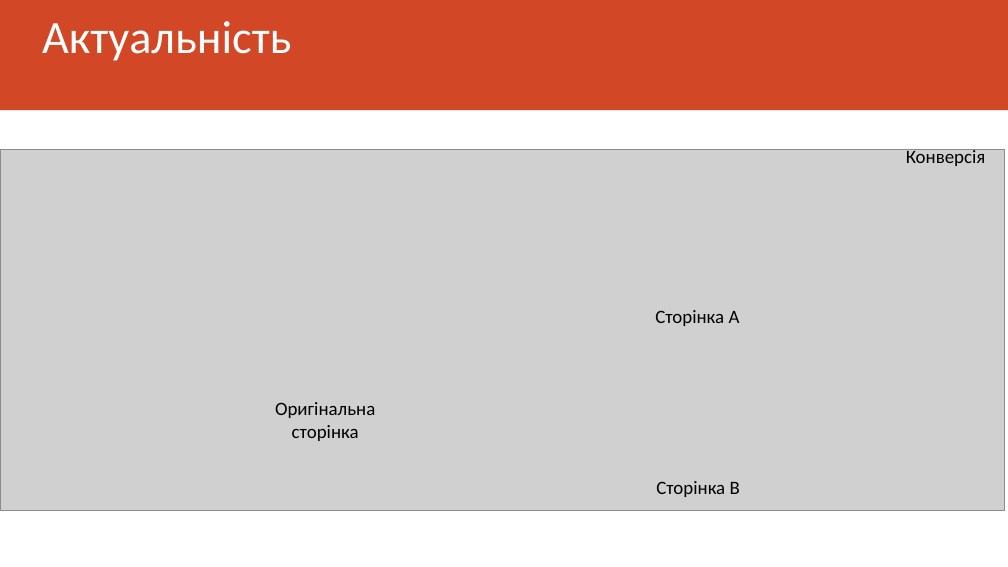
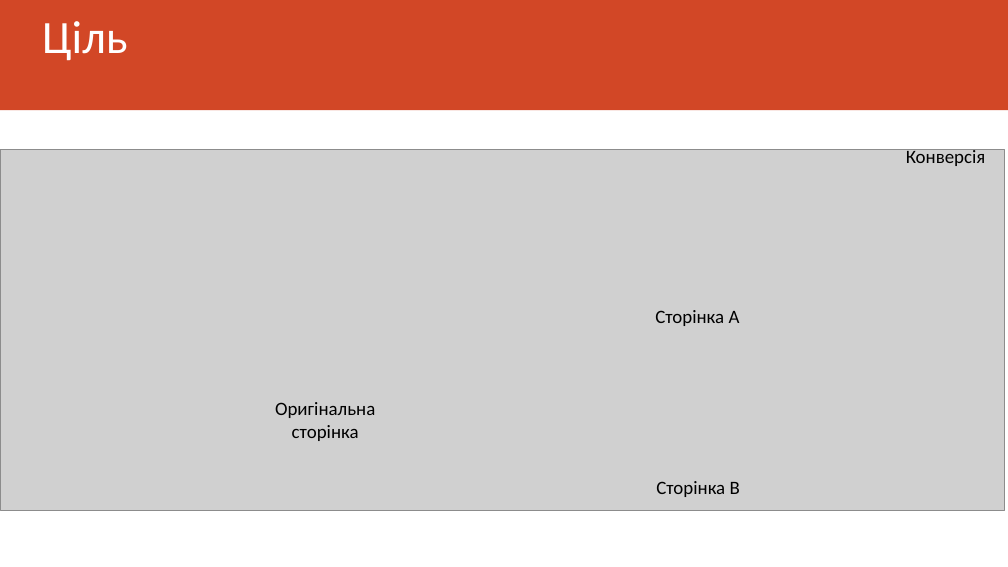
Before and after one commit to oleksandrh/--------6-----, a slide deck: slide 2 of Система AB тестування.pptx (slide 3 before the commit). Drawn at 1008x567 pixels with LibreOffice and Linux fonts; fonts in the diff are those of the drawing; grey boxes stand for pictures. Boxes give left, top, right and bottom in pixels: in the first picture for what was removed or moved away, otherwise in the second. Text is boxed around its words. In the diff, an @@ line names an element or a change of style, - is before the commit and + after.

```diff
--- a/Система AB тестування.pptx
+++ b/Система AB тестування.pptx
@@ title at [42,21,127,61]: text changed @@
-Актуальність
+Ціль
```
Also in this commit, not shown: 1 other slide changed.
